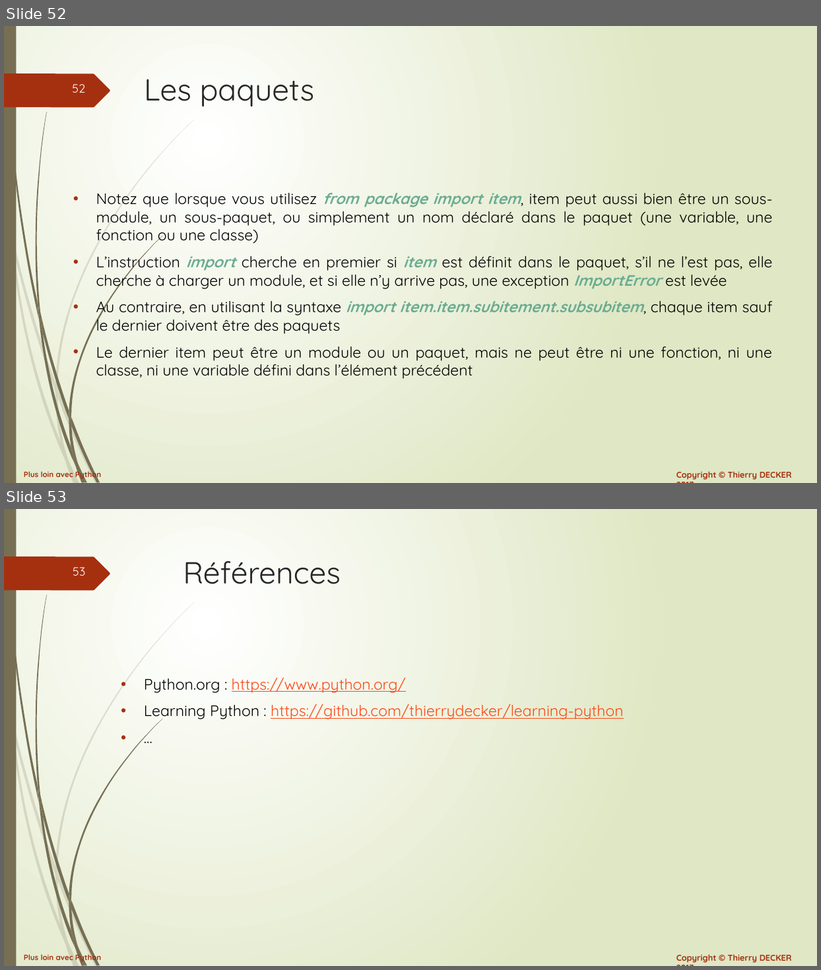
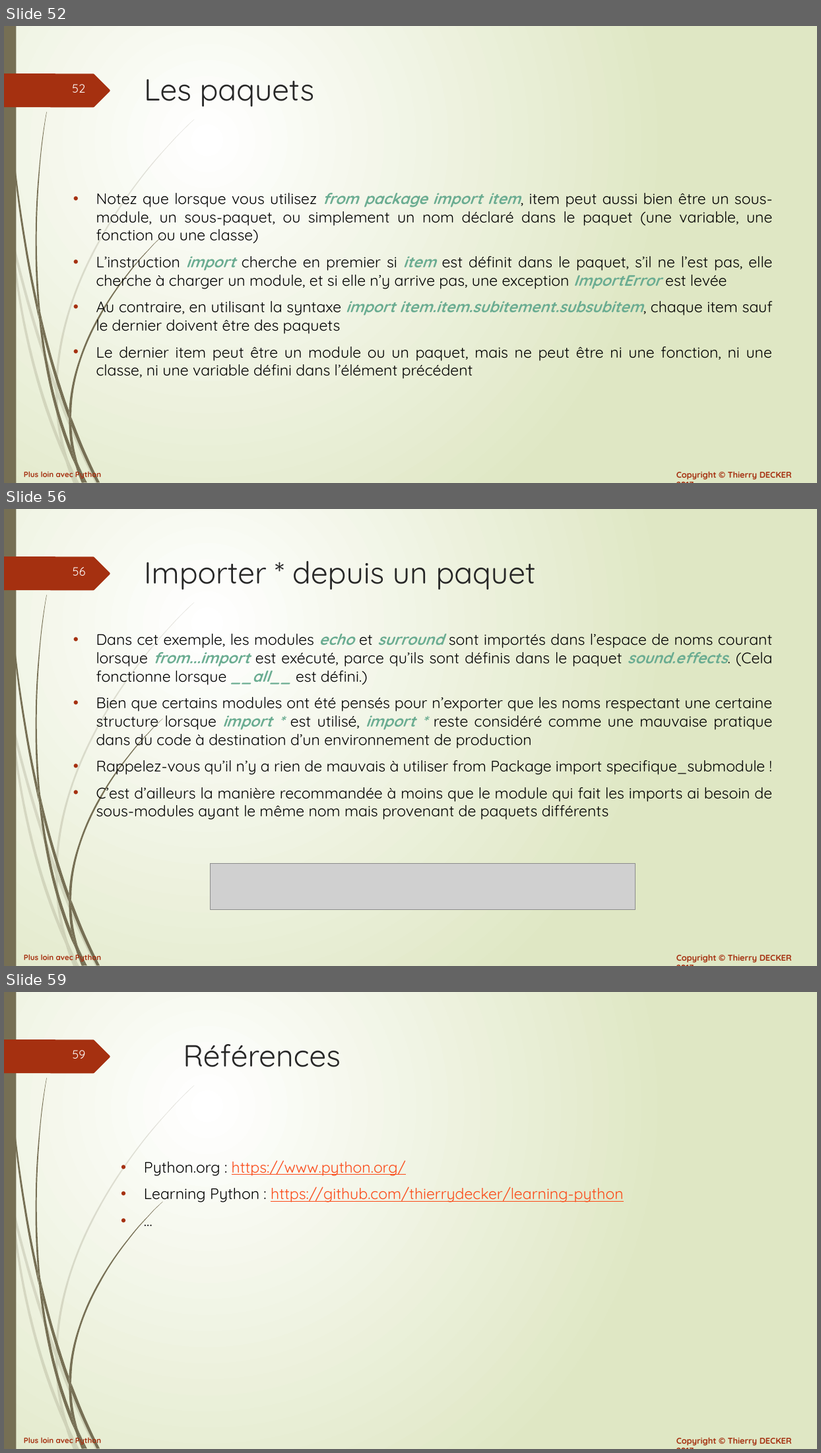
Before and after one commit to VikmanTheRacoon/learning-python, a slide deck: documentations/python-102.pptx. Shown one above the other, each under a label of ours: slides 52 and 53 before the commit, slides 52, 56 and 59 after it; the slides between them are not shown. The pictures are 821x970 and 821x1453 pixels, drawn with LibreOffice and Linux fonts; fonts in the diff are those of the drawing; grey boxes stand for pictures. Boxes give left, top, right and bottom in pixels: in the first picture for what was removed or moved away, otherwise in the second. Text is boxed around its words. In the diff, an @@ line names an element or a change of style, - is before the commit and + after.

```diff
--- a/documentations/python-102.pptx
+++ b/documentations/python-102.pptx
@@ slide 56 added at [4, 509, 817, 966], background gradient #FFFFFF to #DFE8C4; not listed: 27 template elements that a slide beside it also shows @@
@@ title added at [144, 561, 536, 590], 36 pt, text #262626 @@
+Importer * depuis un paquet
@@ text added at [96, 634, 773, 820], 18 pt, text #000000 @@
+• Dans cet exemple, les modules echo et surround sont importés dans l’espace de noms courant lorsque from...import est exécuté, parce qu’ils sont définis dans le paquet sound.effects. (Cela fonctionne lorsque __all__ est défini.)
+• Bien que certains modules ont été pensés pour n’exporter que les noms respectant une certaine structure lorsque import * est utilisé, import * reste considéré comme une mauvaise pratique dans du code à destination d’un environnement de production
+• Rappelez-vous qu’il n’y a rien de mauvais à utiliser from Package import specifique_submodule !
+• C’est d’ailleurs la manière recommandée à moins que le module qui fait les imports ai besoin de sous-modules ayant le même nom mais provenant de paquets différents
@@ picture added at [211, 864, 636, 910] @@
@@ what was slide 53 is now slide 59 @@
@@ page number at [73, 1050, 86, 1059]: text changed @@
-53
+59
```
Also in this commit, not shown: 5 other slides added, 1 other file.
